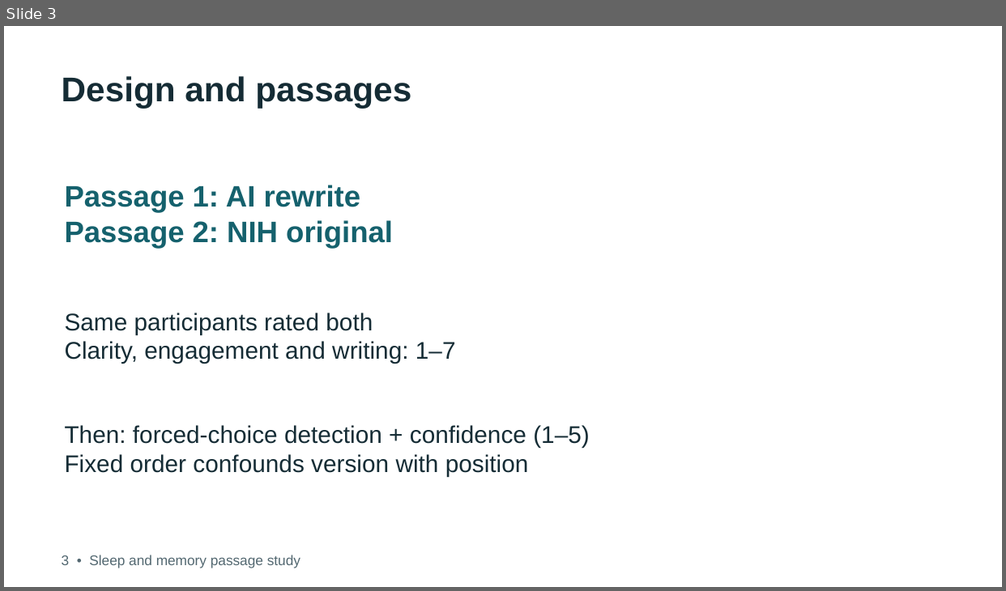
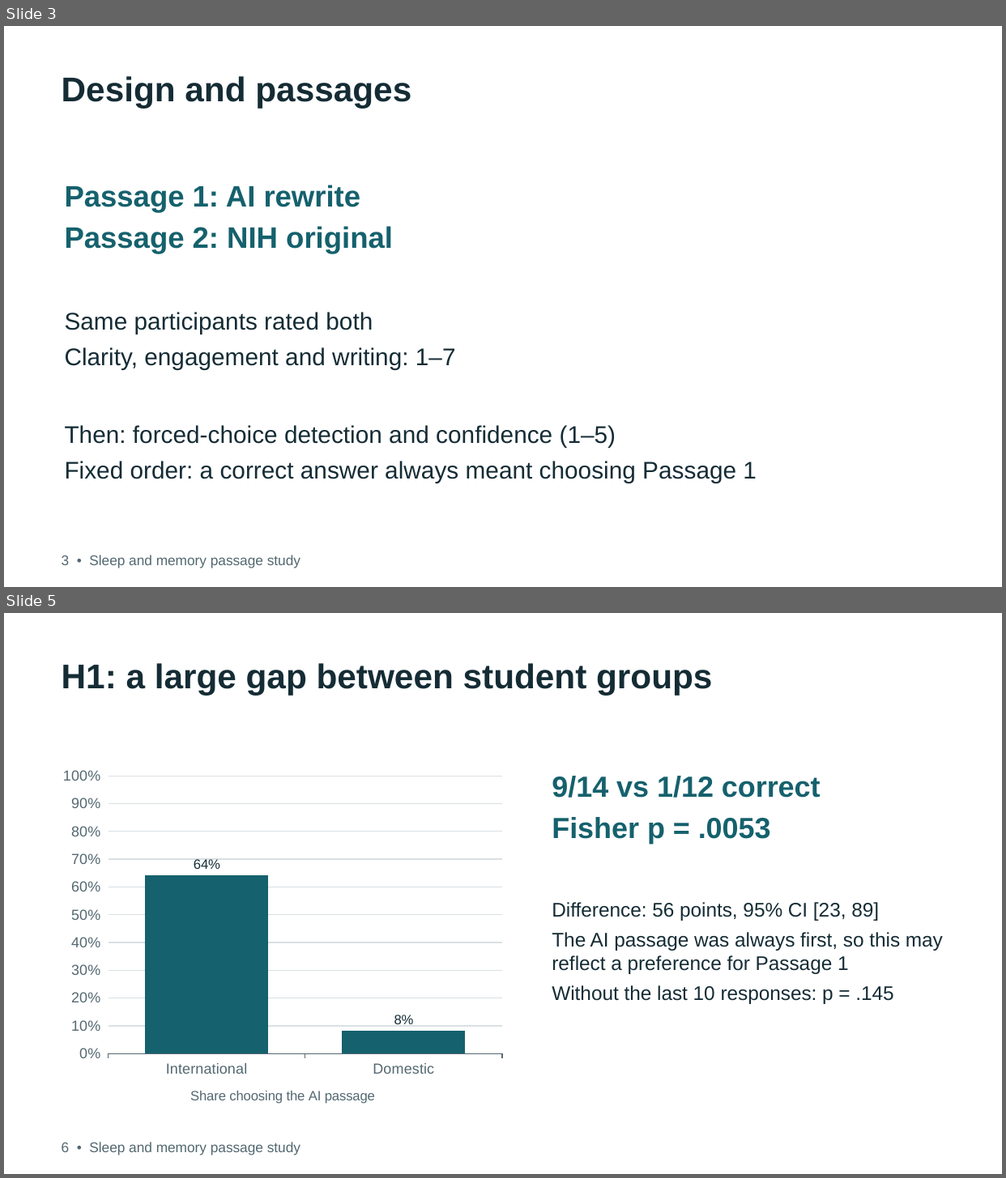
Before and after one commit to debshreechowdhury/sleep-memory-passage-study, a slide deck: presentation/design_detection.pptx. Shown one above the other, each under a label of ours: slide 3 before the commit, slides 3 and 5 after it; the slides between them are not shown. The pictures are 1006x591 and 1006x1178 pixels, drawn with LibreOffice and Linux fonts; fonts in the diff are those of the drawing. Boxes give left, top, right and bottom in pixels: in the first picture for what was removed or moved away, otherwise in the second. Text is boxed around its words. In the diff, an @@ line names an element or a change of style, - is before the commit and + after.

Commit message:
feat: restructure report around international vs domestic question

```diff
--- a/presentation/design_detection.pptx
+++ b/presentation/design_detection.pptx
@@ slide 5 added at (x1=4, y1=613, x2=1002, y2=1174), background #FFFFFF @@
@@ text added at (x1=62, y1=663, x2=712, y2=695), 33 pt, text #152C35, bold @@
+H1: a large gap between student groups
@@ column chart added at (x1=54, y1=760, x2=512, y2=1121) @@
+categories: International, Domestic
+Series 1: 0.64, 0.08
@@ text added at (x1=552, y1=776, x2=820, y2=844), 28 pt, text #15616D, bold @@
+9/14 vs 1/12 correct
+Fisher p = .0053
@@ text added at (x1=552, y1=902, x2=943, y2=1004), 19 pt, text #152C35 @@
+Difference: 56 points, 95% CI [23, 89]
+The AI passage was always first, so this may reflect a preference for Passage 1
+Without the last 10 responses: p = .145
@@ text added at (x1=62, y1=1142, x2=300, y2=1155), 13.5 pt, text #536871 @@
+6 • Sleep and memory passage study
@@ slide 3 changed as well @@
@@ text "Passage 1: AI rewrite" at (x1=65, y1=185, x2=393, y2=254): more space between paragraphs @@
@@ text "Same participants rated both" at (x1=65, y1=312, x2=456, y2=369): more space between paragraphs @@
@@ text at (x1=65, y1=425, x2=756, y2=483): text changed @@
-Then: forced-choice detection + confidence (1–5)
-Fixed order confounds version with position
+Then: forced-choice detection and confidence (1–5)
+Fixed order: a correct answer always meant choosing Passage 1
```
Also in this commit, not shown: 4 other slides changed, 2 other slides added, 3 slides removed, 51 other files.
